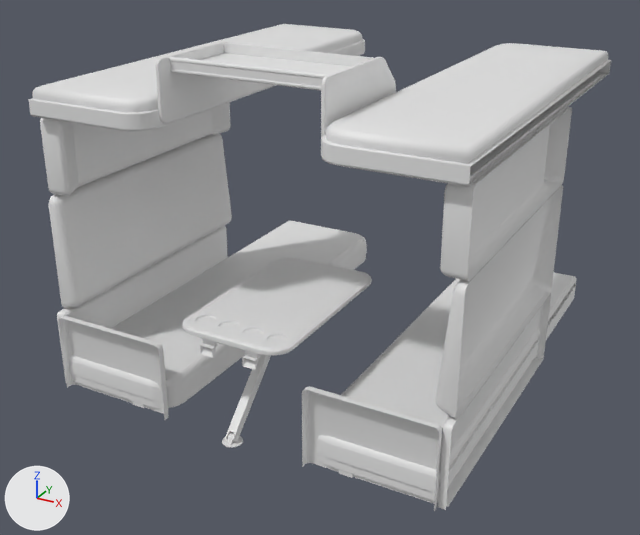
The FBX model Assets/Fbx/Vagon_Stateroom/Vagon_Stateroom_Furniture_01.fbx as it was, and as the next commit left it.
The view is the same before and after, from a 50 mm camera at (5.3, -3.78, 3.64) aimed at (3.59, -0.67, 2.08). Every picture has the same lights, and +X, +Y and +Z are marked at lower left. Where no turn or scale is listed for an object, it has been applied to the vertices.

Names of what the first picture shows: 'Vagon_Stateroom_Furniture_01'.
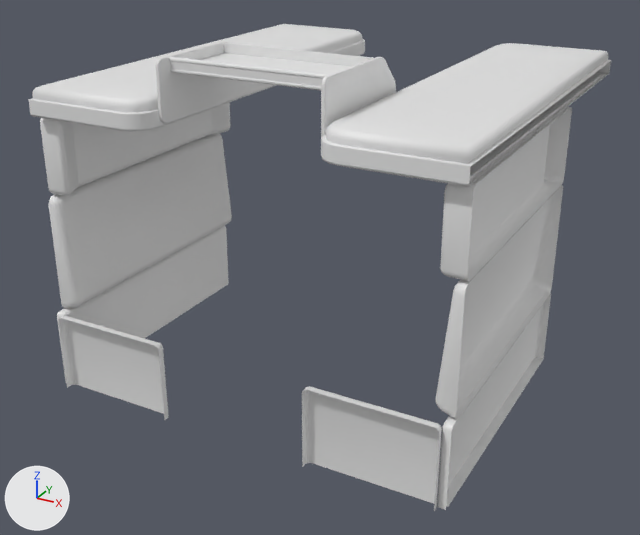
The edits, one by one:
me_vagon_stateroom_furniture_01 is used by ob_vagon_stateroom_furniture_01; location (2.794, 0.379, 1.384).
me_vagon_stateroom_furniture_01 had 4851 vertices, 4648 faces and spanned x 0.0..1.71, y -1.88..0.0, z 0.0..1.68.
me_vagon_stateroom_furniture_01 now has 1516 vertices, 1444 faces and spans x 0.0..1.71, y -1.86..0.0, z 0.3..1.68.
me_vagon_stateroom_furniture_01 part 1: 83 loose pieces with 3335 vertices, spanning x 0.03..1.68, y -1.88..0.0, z 0.0..0.74, are deleted.

Changed parts and their boxes (x1, y1, x2, y2) in the pictures (640 x 535 px):
part 1 of me_vagon_stateroom_furniture_01, deleted: before (69, 220, 577, 502)
